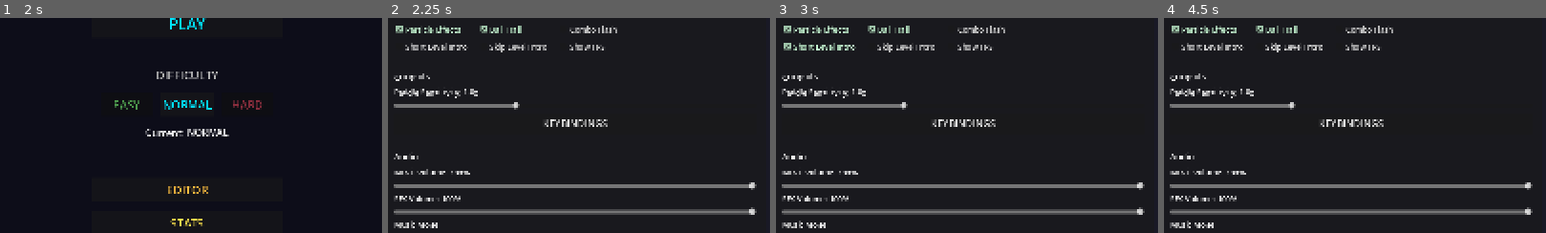
Above: before the commit, frames 1-4 (left to right).
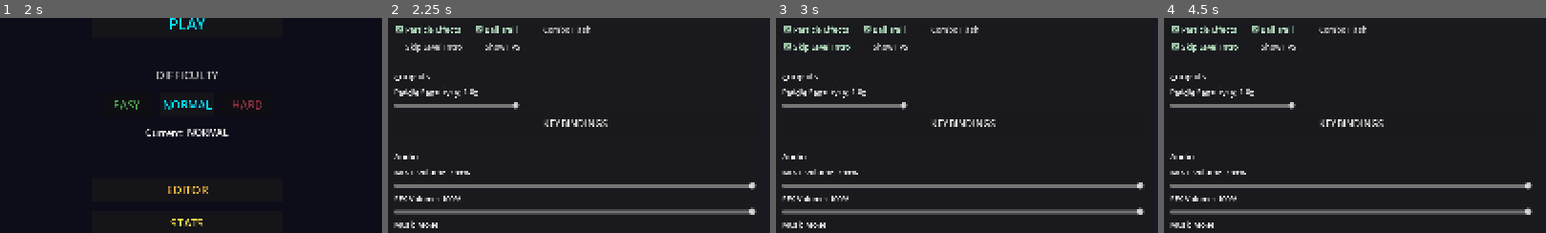
Above: after the commit, the same moments.

Repository: zepanv/zepball
Game: Godot game, scene res://scenes/ui/main_menu.tscn
Two runs of this game, one before a commit and one after it. Both use one fixed random seed, a clock stepped at 60 frames per second and the inputs below.
Inputs (mouse positions are % of the whole screen's width and height, from its top left):
- Up to frame 1 (2 s): click "STATS" at 0.5 s; click "Back to Menu" at 1.25 s
- Up to frame 2 (2.25 s): click "SETTINGS" at 2 s
- Up to frame 3 (3 s): click (31, 32) at 2.75 s, where only the run before the commit has a clickable "Short Level Intro"
- Up to frame 4 (4.5 s): click "Skip Level Intro" at 3.5 s; click "Skip Level Intro" at 4.25 s
The pictures show only the part of the screen within x 26-76%, y 26-76%; the shares and areas given below are measured in that part.

Frame 1 is identical in both runs. In frame 2, 1.4% of the frame differs, in the area x 6-60%, y 3-16%; in frame 3, 1.5%; in frame 4, 1.6%, in the area x 2-60%, y 3-16%.

Commit message:
feat: skip options - intro skip, quick advance, quick retry
Major Features:
- Skip Options
  - Space/Click during level intro skips it immediately
  - Enter on level complete screen advances after 0.5s guard delay
  - R or Enter on game over screen retries after 0.5s guard delay
  - Removed "Short Level Intro" setting; default intro hold is now 1.0s

Code Improvements:
- Intro helper tracks active tween for skip support
- Removed short_level_intro from save system, settings UI, and HUD

Documentation:
- Updated agent docs, architecture, tech-stack, and README
- Cleaned up future-features backlog (removed completed items)
- Fixed stale autoload references in tech-stack

Co-Authored-By: Claude Opus 4.6 <noreply@anthropic.com>

Diff:
--- a/scenes/ui/settings.tscn
+++ b/scenes/ui/settings.tscn
@@ -123,10 +123,6 @@
 layout_mode = 2
 button_pressed = true
 text = "Combo Flash"
-
-[node name="ShortIntroCheck" type="CheckBox" parent="Panel/VBoxContainer/EffectsSection/EffectsGrid"]
-layout_mode = 2
-text = "Short Level Intro"
 
 [node name="SkipIntroCheck" type="CheckBox" parent="Panel/VBoxContainer/EffectsSection/EffectsGrid"]
 layout_mode = 2
--- a/scripts/hud.gd
+++ b/scripts/hud.gd
@@ -20,7 +20,6 @@
 var multiplier_label: Label = null
 var combo_flash: ColorRect = null
 var combo_flash_enabled: bool = true
-var short_level_intro: bool = false
 var skip_level_intro: bool = false
 var show_fps: bool = false
 var debug_visible: bool = false
@@ -73,7 +72,6 @@
 
 	# Load HUD-related settings
 	combo_flash_enabled = SaveManager.get_combo_flash_enabled()
-	short_level_intro = SaveManager.get_short_level_intro()
 	skip_level_intro = SaveManager.get_skip_level_intro()
 	show_fps = SaveManager.get_show_fps()
 	debug_visible = show_fps
@@ -86,7 +84,6 @@
 func apply_settings_from_save() -> void:
 	"""Refresh HUD settings while paused"""
 	combo_flash_enabled = SaveManager.get_combo_flash_enabled()
-	short_level_intro = SaveManager.get_short_level_intro()
 	skip_level_intro = SaveManager.get_skip_level_intro()
 	show_fps = SaveManager.get_show_fps()
 	debug_visible = show_fps
@@ -243,7 +240,12 @@
 
 func show_level_intro(level_id: int, level_name: String, level_description: String):
 	"""Show level intro with fade in/out animation"""
-	intro_helper.show(self, level_id, level_name, level_description, short_level_intro, skip_level_intro)
+	intro_helper.show(self, level_id, level_name, level_description, skip_level_intro)
+
+func _unhandled_input(event: InputEvent) -> void:
+	if intro_helper and intro_helper.is_showing() and event.is_action_pressed("launch_ball"):
+		intro_helper.skip_intro()
+		get_viewport().set_input_as_handled()
 
 func _process(delta: float) -> void:
 	"""Update power-up timer displays and debug overlay"""
--- a/scripts/hud_level_intro_helper.gd
+++ b/scripts/hud_level_intro_helper.gd
@@ -64,7 +64,10 @@
 	level_intro = intro
 	return intro
 
-func show(hud: Control, level_id: int, level_name: String, level_description: String, short: bool, skip: bool) -> void:
+var _active_tween: Tween = null
+var _showing: bool = false
+
+func show(hud: Control, level_id: int, level_name: String, level_description: String, skip: bool) -> void:
 	if not level_intro:
 		return
 	if skip:
@@ -79,10 +82,26 @@
 
 	level_intro.modulate.a = 0.0
 	level_intro.visible = true
+	_showing = true
 
-	var tween = hud.create_tween()
-	var hold_duration = 1.0 if short else 2.5
-	tween.tween_property(level_intro, "modulate:a", 1.0, 0.5)
-	tween.tween_interval(hold_duration)
-	tween.tween_property(level_intro, "modulate:a", 0.0, 0.5)
-	tween.tween_callback(func(): level_intro.visible = false)
+	_active_tween = hud.create_tween()
+	_active_tween.tween_property(level_intro, "modulate:a", 1.0, 0.5)
+	_active_tween.tween_interval(1.0)
+	_active_tween.tween_property(level_intro, "modulate:a", 0.0, 0.5)
+	_active_tween.tween_callback(_on_intro_finished)
+
+func skip_intro() -> void:
+	if not _showing:
+		return
+	if _active_tween and _active_tween.is_valid():
+		_active_tween.kill()
+	_on_intro_finished()
+
+func is_showing() -> bool:
+	return _showing
+
+func _on_intro_finished() -> void:
+	_showing = false
+	_active_tween = null
+	if level_intro:
+		level_intro.visible = false
--- a/scripts/save_manager.gd
+++ b/scripts/save_manager.gd
@@ -894,12 +894,6 @@
 func get_combo_flash_enabled() -> bool:
 	return settings_helper.get_combo_flash_enabled(save_data)
 
-func save_short_level_intro(enabled: bool) -> void:
-	settings_helper.save_short_level_intro(save_data, save_to_disk, enabled)
-
-func get_short_level_intro() -> bool:
-	return settings_helper.get_short_level_intro(save_data)
-
 func save_skip_level_intro(enabled: bool) -> void:
 	settings_helper.save_skip_level_intro(save_data, save_to_disk, enabled)
 
--- a/scripts/save_settings_helper.gd
+++ b/scripts/save_settings_helper.gd
@@ -14,7 +14,6 @@
 	"ball_trail_enabled": true,
 	"paddle_sensitivity": 1.0,
 	"combo_flash_enabled": false,
-	"short_level_intro": false,
 	"skip_level_intro": false,
 	"show_fps": false,
 	"keybindings": {}
@@ -111,13 +110,6 @@
 
 func get_combo_flash_enabled(save_data: Dictionary) -> bool:
 	return save_data["settings"].get("combo_flash_enabled", false)
-
-func save_short_level_intro(save_data: Dictionary, save_to_disk: Callable, enabled: bool) -> void:
-	save_data["settings"]["short_level_intro"] = enabled
-	save_to_disk.call()
-
-func get_short_level_intro(save_data: Dictionary) -> bool:
-	return save_data["settings"].get("short_level_intro", false)
 
 func save_skip_level_intro(save_data: Dictionary, save_to_disk: Callable, enabled: bool) -> void:
 	save_data["settings"]["skip_level_intro"] = enabled
@@ -226,9 +218,6 @@
 		updated = true
 	if not save_data["settings"].has("combo_flash_enabled"):
 		save_data["settings"]["combo_flash_enabled"] = false
-		updated = true
-	if not save_data["settings"].has("short_level_intro"):
-		save_data["settings"]["short_level_intro"] = false
 		updated = true
 	if not save_data["settings"].has("skip_level_intro"):
 		save_data["settings"]["skip_level_intro"] = false
--- a/scripts/ui/game_over.gd
+++ b/scripts/ui/game_over.gd
@@ -10,9 +10,11 @@
 @onready var vbox_container = $VBoxContainer
 
 var continue_set_button: Button = null
+var _ready_time: float = 0.0
 
 func _ready():
 	"""Initialize game over screen"""
+	_ready_time = Time.get_ticks_msec()
 	# Get score from MenuController
 	var final_score = MenuController.get_current_score()
 	var level_key = MenuController.get_current_level_key()
@@ -61,6 +63,13 @@
 	# Connect signal
 	continue_set_button.pressed.connect(_on_continue_set_button_pressed)
 
+func _unhandled_input(event: InputEvent) -> void:
+	if Time.get_ticks_msec() - _ready_time < 500:
+		return
+	if event.is_action_pressed("restart_game") or event.is_action_pressed("ui_accept"):
+		get_viewport().set_input_as_handled()
+		_on_retry_button_pressed()
+
 func _on_retry_button_pressed():
 	"""Restart the same level"""
 	MenuController.restart_current_level()
--- a/scripts/ui/level_complete.gd
+++ b/scripts/ui/level_complete.gd
@@ -20,8 +20,11 @@
 @onready var play_again_button = $VBoxContainer/HBoxContainer/ButtonsContainer/PlayAgainButton
 @onready var next_level_button = $VBoxContainer/HBoxContainer/ButtonsContainer/NextLevelButton
 
+var _ready_time: float = 0.0
+
 func _ready():
 	"""Initialize level complete screen"""
+	_ready_time = Time.get_ticks_msec()
 	# Get data from MenuController
 	var final_score = MenuController.get_current_score()
 	var level_ref = MenuController.get_current_level_ref()
@@ -112,6 +115,16 @@
 	if legacy_level_id == 0:
 		score_label.text = "Level %d Score: %d" % [level_index + 1, level_score_final]
 
+func _unhandled_input(event: InputEvent) -> void:
+	if Time.get_ticks_msec() - _ready_time < 500:
+		return
+	if event.is_action_pressed("ui_accept"):
+		get_viewport().set_input_as_handled()
+		if not next_level_button.disabled:
+			_on_next_level_button_pressed()
+		else:
+			_on_play_again_button_pressed()
+
 func _on_next_level_button_pressed():
 	"""Continue to next level"""
 	if MenuController.is_editor_test_mode:
--- a/scripts/ui/settings.gd
+++ b/scripts/ui/settings.gd
@@ -14,7 +14,6 @@
 @onready var particles_check = $Panel/VBoxContainer/EffectsSection/EffectsGrid/ParticlesCheck
 @onready var trail_check = $Panel/VBoxContainer/EffectsSection/EffectsGrid/TrailCheck
 @onready var combo_flash_check = $Panel/VBoxContainer/EffectsSection/EffectsGrid/ComboFlashCheck
-@onready var short_intro_check = $Panel/VBoxContainer/EffectsSection/EffectsGrid/ShortIntroCheck
 @onready var skip_intro_check = $Panel/VBoxContainer/EffectsSection/EffectsGrid/SkipIntroCheck
 @onready var show_fps_check = $Panel/VBoxContainer/EffectsSection/EffectsGrid/ShowFpsCheck
 
@@ -68,7 +67,6 @@
 	particles_check.toggled.connect(_on_particles_toggled)
 	trail_check.toggled.connect(_on_trail_toggled)
 	combo_flash_check.toggled.connect(_on_combo_flash_toggled)
-	short_intro_check.toggled.connect(_on_short_intro_toggled)
 	skip_intro_check.toggled.connect(_on_skip_intro_toggled)
 	show_fps_check.toggled.connect(_on_show_fps_toggled)
 
@@ -123,14 +121,7 @@
 	_update_checkbox_visual(combo_flash_check, combo_flash_check.button_pressed)
 
 	# Level intro options
-	var short_intro_enabled = SaveManager.get_short_level_intro()
-	var skip_intro_enabled = SaveManager.get_skip_level_intro()
-	if short_intro_enabled and skip_intro_enabled:
-		short_intro_enabled = false
-		SaveManager.save_short_level_intro(false)
-	short_intro_check.button_pressed = short_intro_enabled
-	skip_intro_check.button_pressed = skip_intro_enabled
-	_update_checkbox_visual(short_intro_check, short_intro_check.button_pressed)
+	skip_intro_check.button_pressed = SaveManager.get_skip_level_intro()
 	_update_checkbox_visual(skip_intro_check, skip_intro_check.button_pressed)
 
 	# FPS toggle
@@ -188,26 +179,10 @@
 	_update_checkbox_visual(combo_flash_check, enabled)
 	_apply_live_settings()
 
-func _on_short_intro_toggled(enabled: bool):
-	"""Handle short level intro toggle"""
-	if is_loading_settings:
-		return
-	if enabled and skip_intro_check.button_pressed:
-		skip_intro_check.set_pressed_no_signal(false)
-		SaveManager.save_skip_level_intro(false)
-		_update_checkbox_visual(skip_intro_check, false)
-	SaveManager.save_short_level_intro(enabled)
-	_update_checkbox_visual(short_intro_check, enabled)
-	_apply_live_settings()
-
 func _on_skip_intro_toggled(enabled: bool):
 	"""Handle skip level intro toggle"""
 	if is_loading_settings:
 		return
-	if enabled and short_intro_check.button_pressed:
-		short_intro_check.set_pressed_no_signal(false)
-		SaveManager.save_short_level_intro(false)
-		_update_checkbox_visual(short_intro_check, false)
 	SaveManager.save_skip_level_intro(enabled)
 	_update_checkbox_visual(skip_intro_check, enabled)
 	_apply_live_settings()
Not shown, changed: .agent/README.md
Not shown, changed: .agent/SOP/godot-workflow.md
Not shown, changed: .agent/System/architecture.md
Not shown, changed: .agent/System/tech-stack.md
Not shown, changed: .agent/Tasks/Backlog/future-features.md
Not shown, added: .agent/Tasks/Completed/skip-options.md
Not shown, changed: README.md
